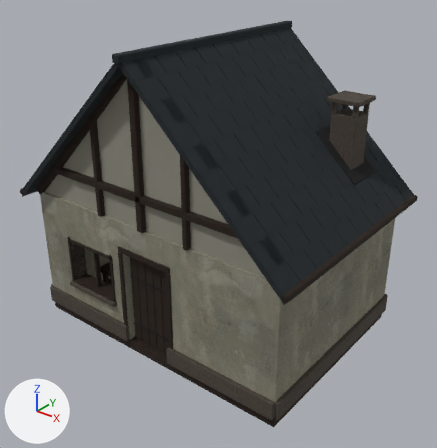
The glTF model assets/buildings/world-architecture-v1/s_shoemaker.glb: old version first, new version second.
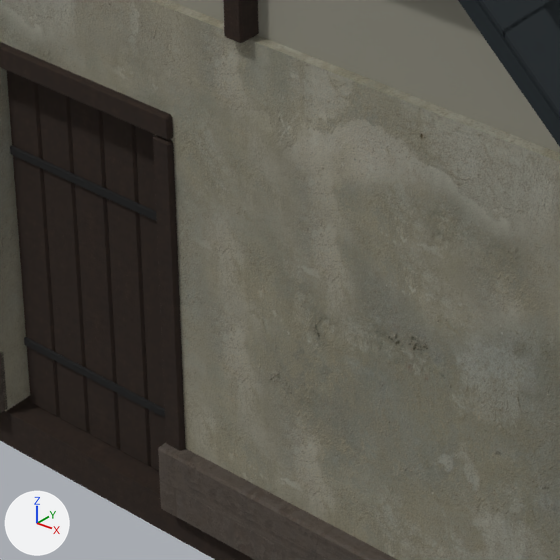
There are two pictures of each version: one whole from a 50 mm lens placed at (8.41, -10.42, 8.81), pointed at (0.33, -0.33, 2.55), one close up on the part from 29% to 60% of the width and 54% to 84% of the height. Arrows for +X, +Y and +Z are at lower left; the lights stay in place. The last two pictures show the newer version. Objects named as collision shapes, trigger or cutter boxes, shadow casters or lower levels of detail are left out. Where no turn or scale is listed for an object, it has been applied to the vertices. Vertices at exactly the same position are counted once.

Names of what the first close-up shows: 'Door plank', 'Door plank.001', 'Door plank.002', 'Door plank.003', 'Door plank.004', 'Door strap', 'Door strap.001', 'display ledge', 'entry left pier', 'floor', 'roof panel'.
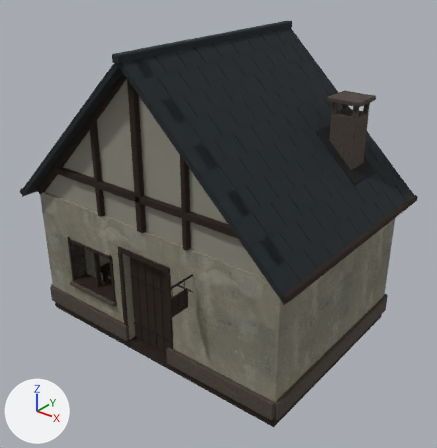
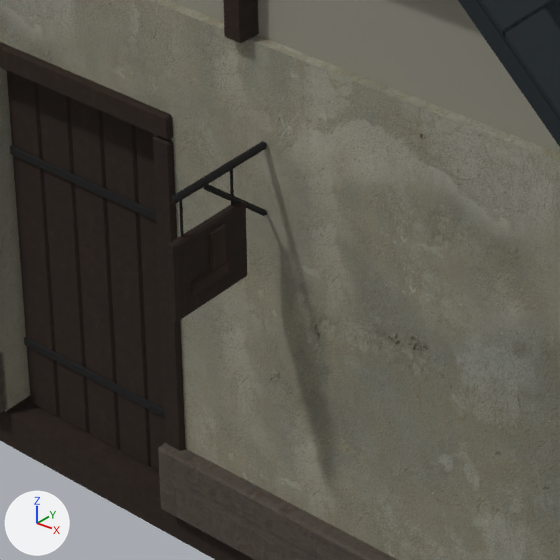
Boxes [x1, y1, x2, y2] around the edits, measured in the close-ups (560 x 560 px):
'stove hatch', reshaped (not visible before)
    after: [172, 141, 267, 237]
'sign boot shaft', added
    after: [192, 224, 229, 295]
part 1 of me_cube, added
    after: [169, 200, 247, 322]
part 2 of me_cube_076, added
    after: [172, 141, 267, 203]
part 3 of me_cube_076, added
    after: [179, 169, 267, 237]

What the commit changed:
me_cube is used by ob_floor; location (0.0, 0.0, -0.12).
me_cube had 1232 vertices, 2256 faces and spanned x -3.85..3.85, y -2.82..2.82, z -0.12..6.77.
me_cube now has 1256 vertices, 2300 faces and spans x -3.85..3.85, y -3.19..2.82, z -0.12..6.77.
me_cube part 1: the loose piece of 24 vertices spanning x 0.66..0.78, y -2.53..-2.11, z 0.12..2.46 is copied, and the copy is scaled about its middle by (0.335, 1.22, 0.182), then moved by (0.68, -0.61, 0.93); it spans x 1.38..1.42, y -3.19..-2.67, z 2.0..2.44.
me_cube_076 is used by ob_stove_hatch; location (2.55, 0.95, 0.53).
me_cube_076 had 216 vertices, 396 faces and spanned x -0.273..0.273, y -0.112..0.03, z -0.252..0.253.
me_cube_076 now has 270 vertices, 488 faces and spans x -1.17..0.273, y -4.11..0.03, z -0.252..2.04.
me_cube_076 part 2: a new loose piece of 24 vertices spanning x -1.17..-1.13, y -4.11..-3.45, z 2.0..2.04, in mat_s_black_cast_iron (picture img_s_black_cast_iron_patina).
me_cube_076 part 3: 30 vertices added at x -1.165..-1.135, y -4.07..-3.45, z 1.618..2.01.
Mesh me_cube_128_1 is new.
It has 80 vertices, 144 faces and spans x -0.01..0.08, y -0.19..0.07, z -0.18..0.11.
It uses material mat_s_worn_leather (picture img_s_worn_leather_paint).
Object 'sign boot shaft' (ob_sign_boot_shaft) is new; it shows me_cube_128_1.
Its location is (1.365, -2.9, 2.17).
